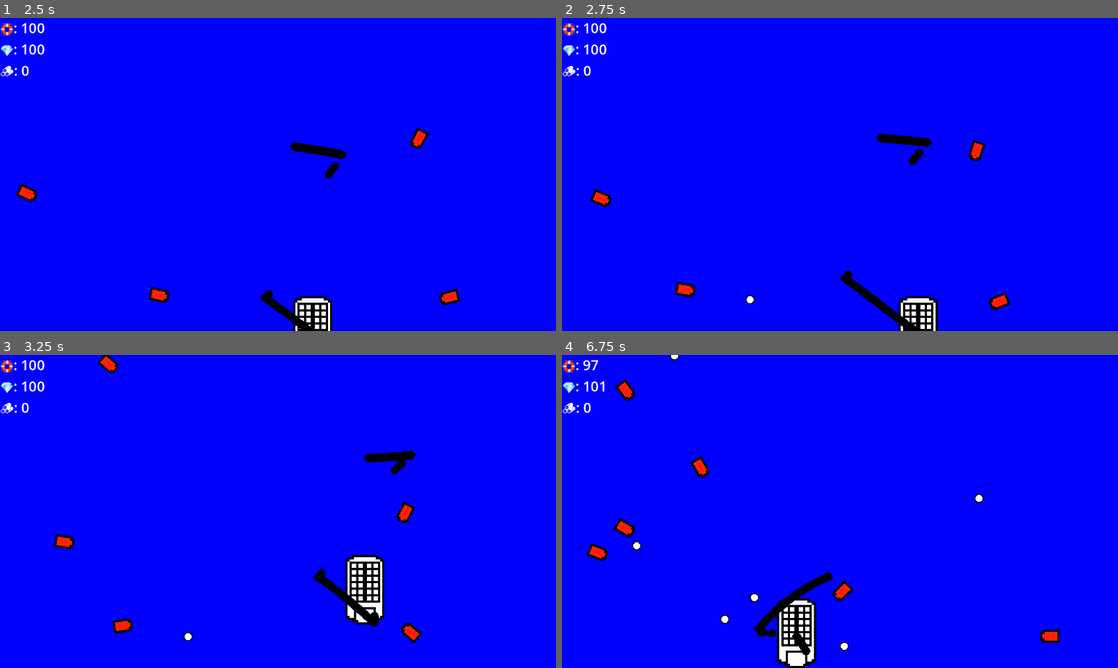
Above: before the commit, frames 1-4 (two rows, left to right).
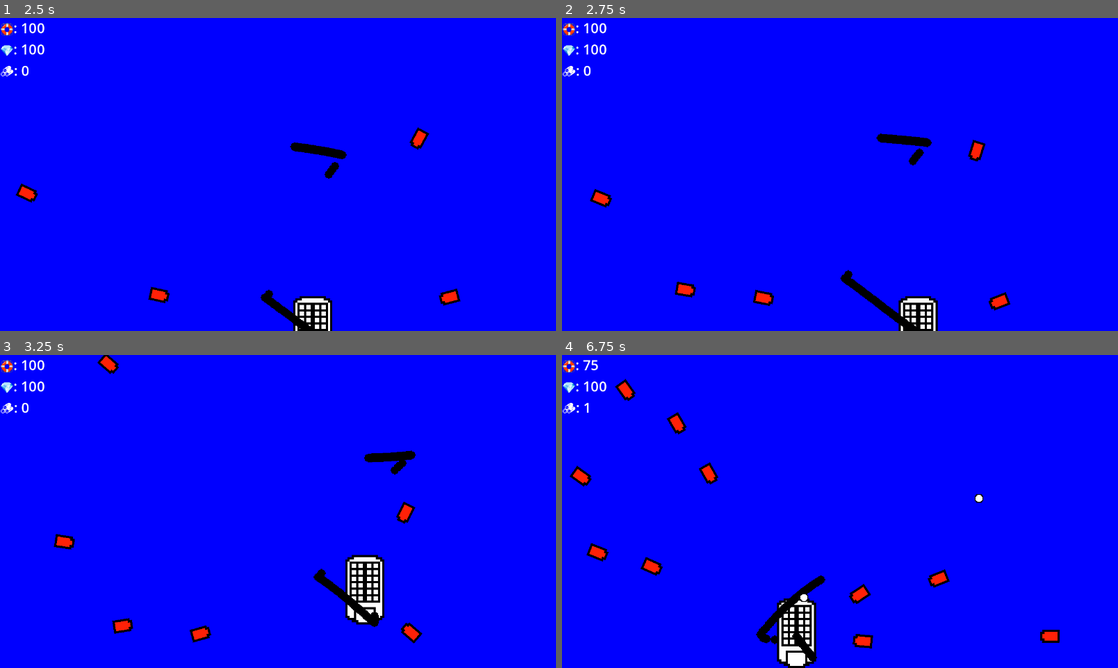
Above: after the commit, the same moments.

Repository: JoeyShapiro/ContainerCaptain
Game: Godot game, scene res://main.tscn
Two runs of this game, one before a commit and one after it. Both use one fixed random seed, a clock stepped at 60 frames per second and the inputs below.
Inputs:
- Up to frame 1 (2.5 s): tap Enter at 0.5 s; hold Right (move_right) 0.53-1.28 s; hold Space (shoot) 0.53-1.28 s; hold Down (move_down) 1.28-2.03 s; tap Space (shoot) at 1.35 s; hold Right (move_right) from 2.03 s (still down); hold Space (shoot) from 2.03 s (still down)
- Up to frame 2 (2.75 s): keep holding Right (move_right); keep holding Space (shoot)
- Up to frame 3 (3.25 s): release Right (move_right) at 2.78 s; release Space (shoot) at 2.78 s; hold Up (move_up) from 2.78 s (still down); tap Space (shoot) at 2.85 s
- Up to frame 4 (6.75 s): release Up (move_up) at 3.53 s; hold Space (shoot) 3.53-4.28 s; hold Left (move_left) 3.53-5.03 s; tap Space (shoot) at 4.35, 5.85 s; hold Down (move_down) 5.03-5.78 s; hold Space (shoot) 5.03-5.78 s; hold Right (move_right) 5.78-6.53 s; hold Up (move_up) from 6.53 s (still down); hold Space (shoot) from 6.53 s (still down)

Frame 1 is identical in both runs. In frame 2, 0.2% of the frame differs, in the area x 33-39%, y 86-92%; in frame 3, 0.2%; in frame 4, 2.2%, in the area x 1-70%, y 0-98%.

Commit message:
added more stats and damage works

Diff:
--- a/bullet.gd
+++ b/bullet.gd
@@ -19,6 +19,6 @@
 	var collision_body = move_and_collide(velocity * delta)
 	if collision_body:
 		if collision_body.get_collider().has_method("on_hit"):
-			collision_body.get_collider().on_hit(1)
+			collision_body.get_collider().on_hit(damage)
 			position -= velocity * speed * 15
 		queue_free()
--- a/gold.gd
+++ b/gold.gd
@@ -1,6 +1,6 @@
 extends CharacterBody2D
 
-
+@export var vacuum_modifier = 3
 
 func _physics_process(delta):
 	var collision_body = move_and_collide(velocity * delta)
--- a/pirateRam.gd
+++ b/pirateRam.gd
@@ -2,9 +2,13 @@
 
 @export var path_to_player = '../Player'
 var player
+
 @export var ram_cooldown = 1
 var ram_timer
 @export var speed = 2
+@export var max_hull = 20
+@export var damage = 5
+var hull
 
 @export var resource_scene : PackedScene
 @export var gold_scene : PackedScene
@@ -13,9 +17,13 @@
 func _ready():
 	player = get_node(path_to_player) # seems bad, but eh
 	ram_timer = 0.001 # TODO so the first hit counts
+	hull = max_hull
 
 # Called every frame. 'delta' is the elapsed time since the previous frame.
 func _process(delta):
+	if hull <= 0:
+		on_destroy()
+
 	var r = get_angle_to(player.position)
 
 	rotation += r
@@ -34,11 +42,14 @@
 	var collision_body = move_and_collide(velocity * delta)
 	if collision_body:
 		if ram_timer <= 0 and collision_body.get_collider().has_method("on_hit"):
-			collision_body.get_collider().on_hit(1)
+			collision_body.get_collider().on_hit(damage)
 			position -= velocity * speed * 15
 		ram_timer = ram_cooldown
 
 func on_hit(damage):
+	hull -= damage
+
+func on_destroy():
 	var drop = gold_scene.instantiate()
 	if (randi() % 100) > 80:
 		drop = resource_scene.instantiate()
--- a/player.gd
+++ b/player.gd
@@ -3,10 +3,15 @@
 signal stat_change
 
 @export var speed = 400 # How fast the player will move (pixels/sec).
-@export var hull = 100
-@export var gold = 100 # energy
+@export var max_hull = 100
+@export var max_gold = 100 # energy
 @export var resources = 0 # TODO should i swap these or something
 @export var bullet_scene : PackedScene
+
+var hull
+var gold
+var damage
+var vacuum_range
 
 var screen_size # Size of the game window.
 
@@ -14,6 +19,11 @@
 func _ready():
 	screen_size = get_viewport_rect().size
 	$TimerShoot.start()
+
+	hull = max_hull
+	gold = max_gold
+	damage = 10
+	vacuum_range = 2
 
 # Called every frame. 'delta' is the elapsed time since the previous frame.
 func _process(delta):
@@ -76,7 +86,7 @@
 		# dont care about rotation
 		bullet.direction = Vector2(cos(r), sin(r))
 		bullet.speed = 4
-		bullet.damage = 1
+		bullet.damage = damage
 
 		get_node('../').add_child(bullet)
 
@@ -90,6 +100,6 @@
 	print('collected ', item)
 	if item == 'resource':
 		resources += 1
-	elif item == 'gold':
-		gold += 1
+	elif item == 'gold' and gold < max_gold:
+		gold += 1 # TODO this has hidden functionality
 	stat_change.emit()
